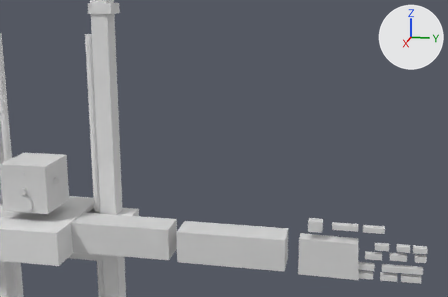
A saved change to the Blender file robot_scaled_4-2-21-LTS-ARCH-02-MANUAL-01.blend.
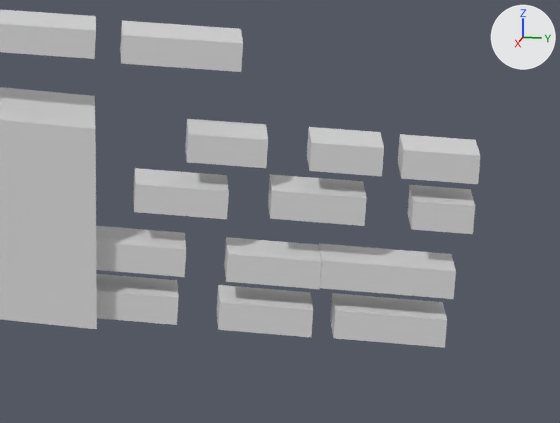
Each version appears first whole from a 50 mm lens placed at (5.371, -0.949, -3.861), pointed at (3.721, -1.279, -4.274), and next in a close-up on the part from 76% to 99% of the width and 74% to 100% of the height. Lighting does not change. The marker at upper right points along +X, +Y and +Z. The last two pictures show the newer version. Objects named as collision shapes, trigger or cutter boxes, shadow casters or lower levels of detail are left out.

Script lines for the objects in view, before the commit:
```python
ob_left_digit4_metacarpal = bpy.data.objects.new('left_digit4_metacarpal', None)
ob_left_digit4_metacarpal.parent = ob_left_palm_link
ob_left_digit4_metacarpal.location = (3.608, -1.039, -4.27)
ob_left_digit4_metacarpal.scale = (0.999, 1.0, 1.0)
ob_left_digit4_proximal_phalanx = bpy.data.objects.new('left_digit4_proximal_phalanx', me_first_phalanx_ring_finger_left_hand)
ob_left_digit4_proximal_phalanx.parent = ob_left_digit4_mcp2_joint_empty
ob_left_digit4_proximal_phalanx.location = (3.608, -0.908, -4.27)
ob_left_digit4_proximal_phalanx.scale = (0.999, 1.0, 1.0)
ob_left_digit5_middle_phalanx = bpy.data.objects.new('left_digit5_middle_phalanx', me_second_phalanx_ring_finger_left_hand_001)
ob_left_digit5_middle_phalanx.parent = ob_left_digit5_pip_joint_empty
ob_left_digit5_middle_phalanx.location = (3.608, -0.96, -4.291)
# also in view: 'left_digit3_proximal_phalanx' at (3.708, -0.731, -4.563); 'left_digit5_distal_phalanx' at (3.708, -0.877, -4.624); 'left_digit2_middle_phalanx' at (3.708, -0.779, -4.536); 'left_palm_link' at (3.708, -0.978, -4.577); 'first_phalanx_left_thumb_link' at (3.708, -0.86, -4.487)
```
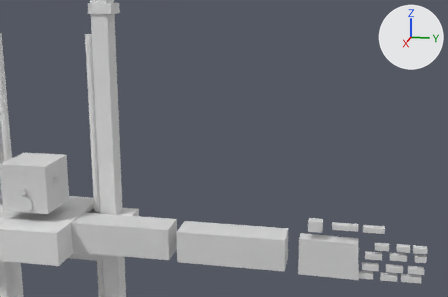
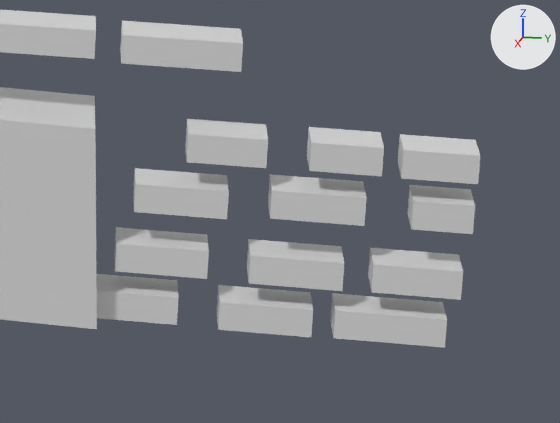
ob_left_digit4_metacarpal is not drawn itself; it is the parent of ob_left_digit4_mcp_joint_empty.

Patch to the scene script:
```diff
--- a/robot_scaled_4-2-21-LTS-ARCH-02-MANUAL-01.blend.py
+++ b/robot_scaled_4-2-21-LTS-ARCH-02-MANUAL-01.blend.py
@@ me_first_phalanx_ring_finger_left_hand @@
 # used by ob_left_digit4_proximal_phalanx; parent = ob_left_digit4_mcp2_joint_empty; location = (3.608, -0.908, -4.27); scale = (0.999, 1.0, 1.0)
-me_first_phalanx_ring_finger_left_hand.from_pydata(...)  # 8 vertices, 6 faces; spans x -0.0081..0.0081, y -0.0329..0.018, z -0.006..0.006
+me_first_phalanx_ring_finger_left_hand.from_pydata(...)  # 8 vertices, 6 faces; spans x -0.0081..0.0081, y -0.022..0.012, z -0.006..0.006
+# me_first_phalanx_ring_finger_left_hand part 1: the whole mesh is scaled about the mesh origin by (1, 0.667, 1)
 me_first_phalanx_ring_finger_left_hand.materials.append(mat_mat_first_phalanx_ring_finger_left_hand_link)
@@ ob_left_digit4_metacarpal @@
 ob_left_digit4_metacarpal.matrix_parent_inverse = Matrix(((1.001, 0.0, 0.0, -3.611), (0.0, 1.0, 0.0, 1.074), (0.0, 0.0, 0.791, 3.363), (0.0, 0.0, 0.0, 1.0)))
-ob_left_digit4_metacarpal.location = (3.608, -1.039, -4.27)
+ob_left_digit4_metacarpal.location = (3.608, -1.03, -4.27)
 ob_left_digit4_metacarpal.scale = (0.999, 1.0, 1.0)
```

Pixel boxes [x1, y1, x2, y2] of what changed, in the close-ups (560 x 423 px):
'left_digit4_proximal_phalanx', moved, rescaled (30% narrower, 7% shorter): before [319, 243, 456, 299]; after [368, 248, 463, 300]
'left_digit4_middle_phalanx', moved: before [224, 237, 322, 289]; after [247, 239, 344, 291]
'left_digit4_distal_phalanx', moved: before [96, 226, 186, 277]; after [114, 227, 209, 279]
